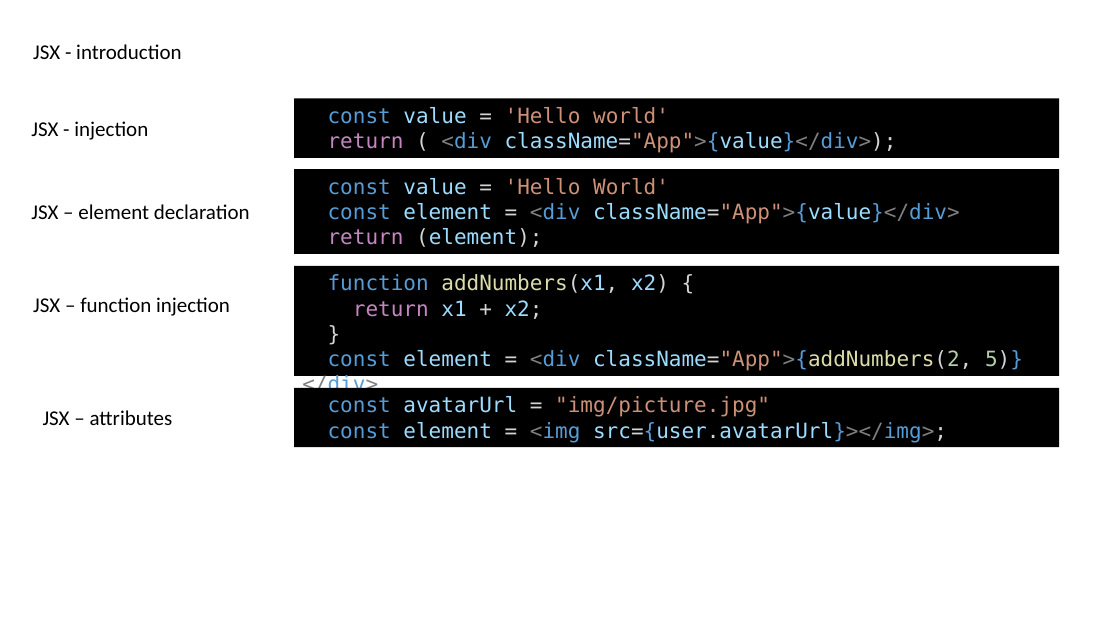
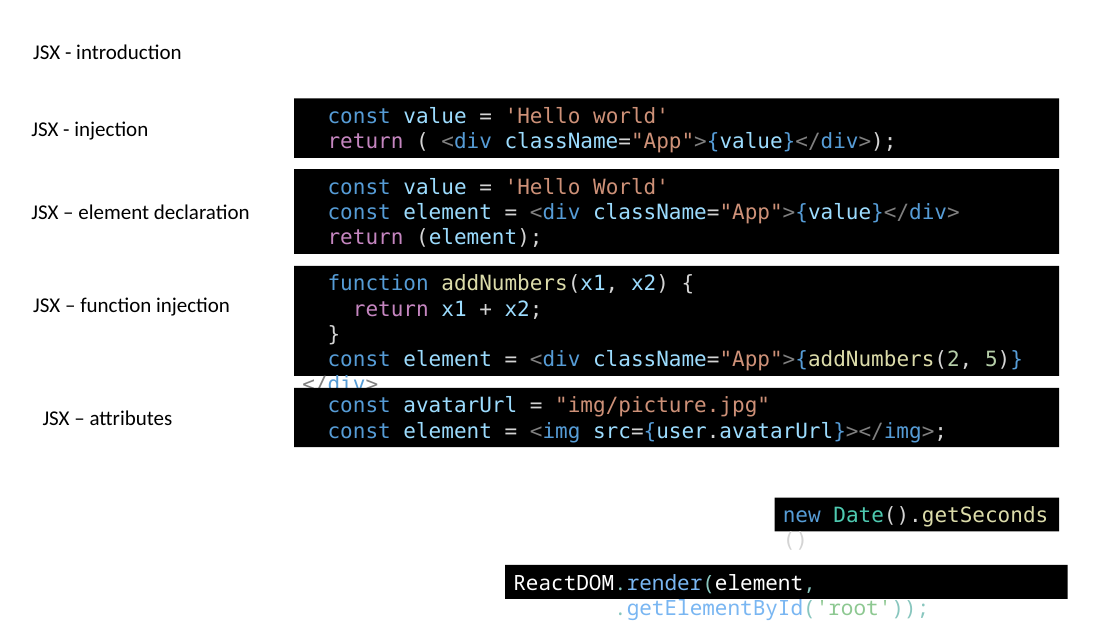
Before and after one commit to delprzemo/reactjs-starter, a slide deck: slide 7 of tutorial/ReactjsTraining.pptx. Drawn at 1120x630 pixels with LibreOffice and Linux fonts; fonts in the diff are those of the drawing. Boxes give left, top, right and bottom in pixels: in the first picture for what was removed or moved away, otherwise in the second. Text is boxed around its words. In the diff, an @@ line names an element or a change of style, - is before the commit and + after.

```diff
--- a/tutorial/ReactjsTraining.pptx
+++ b/tutorial/ReactjsTraining.pptx
@@ rectangle added at <box>775,497,1060,531</box>, fill #000000, 18 pt, text #DCDCAA @@
+new Date().getSeconds()
@@ rectangle added at <box>505,565,1068,599</box>, fill #000000, 18 pt, text #FFFFFF @@
+ReactDOM.render(element, document.getElementById('root'));
```
Also in this commit, not shown: 2 slides added, 1 slide removed, 15 other files.
